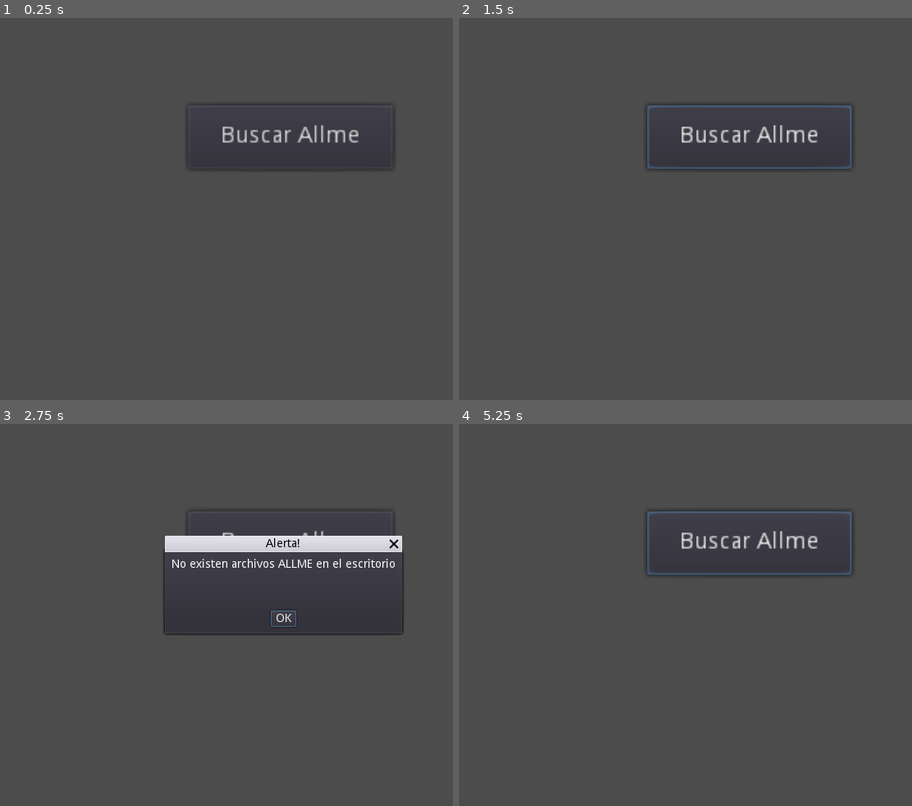
Above: before the commit, frames 1-4 (two rows, left to right).
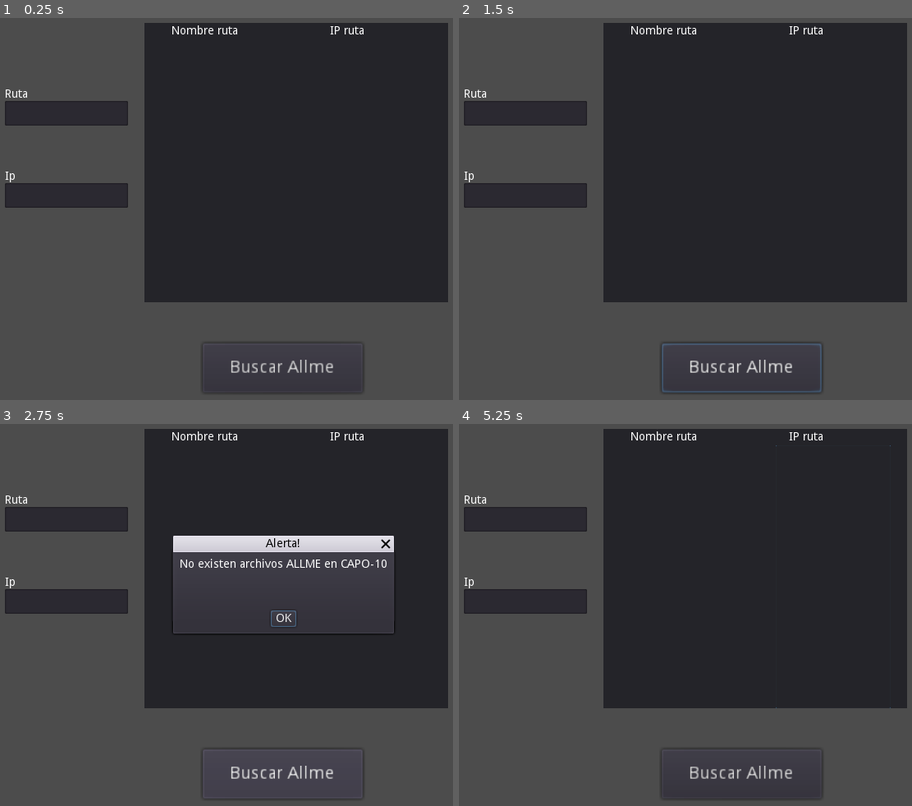
Above: after the commit, the same moments.

Repository: stranker/Inak_tools
Game: Godot game, scene res://Main.tscn
Same seed, same stepped clock (60 frames per second), same inputs: the game is played once before the commit and once after it. Before the commit the project has no main scene; this scene is started directly in both runs.
Inputs (mouse positions are in pixels of both pictures, inside the frame that each line leads up to):
- Up to frame 1 (0.25 s): no input
- Up to frame 2 (1.5 s): click "Buscar Allme" at 0.5 s; click "OK" at 1.25 s
- Up to frame 3 (2.75 s): click "Buscar Allme" at 2 s
- Up to frame 4 (5.25 s): click "OK" at 2.75 s; click "Buscar Allme" at 3.5 s; click "OK" at 4.25 s; tap Enter at 5 s; move the mouse to (889, 569) at 5.02 s; click (889, 569) at 5.17 s

The runs differ from the first frame. In frame 1, 50% of the frame differs, in the area x 1-99%, y 1-99%; in frame 2, 50%; in frame 3, 40%; in frame 4, 50%.

Commit message:
V0.7
Se agrega busqueda por nombre. Crashea con "bras" o "asil"

Diff:
--- a/Main.tscn
+++ b/Main.tscn
@@ -5,13 +5,70 @@
 resource_name = "Main.gd"
 script/source = "extends Node
 
+var pathDir = \"//Capo-10/inoc-gestion/Inak_tools/\"
+var pathOperacion = pathDir+\"Operaciones-Carriers/Operacion.txt\"
+var pathCarrier = \"//Capo-10/inoc-gestion/Inak_tools/Operaciones-Carriers/Carriers.txt\"
+var path_archivo_rutas_e_ip = pathDir+\"OutputApp/rutas_e_ip.txt\"
+var pathAllme = pathDir+\"ALLME_\"
+
 var diccionario = {}
+var diccFiltrado = {}
+var keys_ordenadas = []
+var keys_diccionario = []
 var allmes = []
 var archivo = File.new()
+var carriersRutas = {}
+var operacionRutas = {}
 
 func _ready():
 	$AcceptDialog.hide()
-	$AcceptDialog.dialog_text = \"No existen archivos ALLME en el escritorio\"
+	$AcceptDialog.dialog_text = \"No existen archivos ALLME en CAPO-10\"
+	cargarRutasSiExisten()
+	cargarCarriersOperaciones()
+	$Panel/Info.get_v_scroll().min_value = -10
+	$Panel/InfoIp.get_v_scroll().min_value = -10
+	pass
+
+func _process(delta):
+	$Panel/Info.get_v_scroll().value = $Panel/InfoIp.get_v_scroll().value
+
+func cargarRutasSiExisten():
+	if archivo.file_exists(path_archivo_rutas_e_ip):
+		cargar_rutas_archivo()
+		llenar_info(diccionario)
+		keys_diccionario = diccionario.keys()
+		keys_diccionario.sort()
+	pass
+
+func cargarCarriersOperaciones():
+	var archOperacion = File.new()
+	var archCarrier = File.new()
+	if archOperacion.file_exists(pathOperacion):
+		archOperacion.open(pathOperacion,File.READ)
+		while !archOperacion.eof_reached():
+			var line = archOperacion.get_line()
+			if (!(line.begins_with(\"//\") || line == \"\")):
+				operacionRutas[line.substr(0,line.find(\"\\t\"))] = line.substr(line.find(\"\\t\")+1,2)
+	if archCarrier.file_exists(pathCarrier):
+		archCarrier.open(pathCarrier,File.READ)
+		while !archCarrier.eof_reached():
+			var line = archCarrier.get_line()
+			if (!(line.begins_with(\"//\") || line == \"\")):
+				carriersRutas[line.substr(0,line.find(\"\\t\"))] = line.substr(line.find(\"\\t\")+1,2)
+	archOperacion.close()
+	archCarrier.close()
+	pass
+
+func llenar_info(dicc):
+	$Panel/Info.clear()
+	$Panel/InfoIp.clear()
+	keys_ordenadas = dicc.keys()
+	keys_ordenadas.sort()
+	for i in keys_ordenadas:
+		$Panel/Info.add_text(i)
+		$Panel/Info.newline()
+		$Panel/InfoIp.add_text(dicc[i])
+		$Panel/InfoIp.newline()
 	pass
 
 func routes_and_ips(linea):
@@ -28,8 +85,8 @@
 func llenar_allmes():
 	var cont = 0
 	var arch = File.new()
-	for i in range(5):
-		var file_path = \"C:/Users/Capo/Desktop/ALLME_\"+ str(cont) + \".txt\"
+	for i in range(10):
+		var file_path = pathAllme+ str(cont) + \".txt\"
 		if arch.file_exists(file_path):
 			allmes.append(file_path)
 			cont += 1
@@ -40,11 +97,6 @@
 		crear_archivo()
 	pass
 
-func cerrar_archivo():
-	archivo.close()
-	pass
-
-
 func leer_archivos():
 	for i in allmes:
 		archivo.open(i,File.READ)
@@ -56,18 +108,106 @@
 
 func crear_archivo():
 	var nuevo_archivo = File.new()
-	nuevo_archivo.open(\"C:/Users/Capo/Desktop/rutas_e_ip.txt\",File.WRITE)
+	nuevo_archivo.open(path_archivo_rutas_e_ip,File.WRITE)
 	nuevo_archivo.store_line(\"Nombre Ruta  \\t IP Asociada\")
 	nuevo_archivo.store_line(\"\")
 	for i in diccionario.keys():
 		nuevo_archivo.store_line(i+\"\\t\"+diccionario[i])
 	nuevo_archivo.close()
+	llenar_info(diccionario)
 	pass
 
 func _on_BuscarAllme_pressed():
 	llenar_allmes()
 	pass # replace with function body
-"
+
+func cargar_rutas_archivo():
+	var arch = File.new()
+	arch.open(path_archivo_rutas_e_ip,File.READ)
+	while !arch.eof_reached():
+		var line = arch.get_line()
+		if !(line.begins_with(\"Nombre\") || line == \"\"):
+			var fin_ruta = line.find(\"172.26\") - 1
+			diccionario[line.substr(0,fin_ruta)] = str(line.substr(fin_ruta+1,line.length()))
+	arch.close()
+	pass
+
+func _on_Ruta_text_changed():
+	search_in_dictionary(\"ruta\",$Ruta/Ruta.text.to_upper())
+	pass
+
+func search_in_dictionary(type, search):
+	if search != \"\":
+		$Panel/Info.clear()
+		$Panel/InfoIp.clear()
+		diccFiltrado.clear()
+		#BUSQUEDA EN RUTAS
+		for i in keys_diccionario:
+			match type:
+				\"ruta\":
+					if i.find(search) >= 0:
+						diccFiltrado[i] = diccionario[i]
+				\"ip\":
+					if diccionario[i].find(search) >= 0:
+						diccFiltrado[i] = diccionario[i]
+				\"carrier\":
+					if i.begins_with(\"2US\"+search) or i.begins_with(\"5US\"+search):
+						diccFiltrado[i] = diccionario[i]
+				\"operacion\":
+					if i.begins_with(\"1\"+search) or i.begins_with(\"4\"+search):
+						diccFiltrado[i] = diccionario[i]
+		#BUSQUEDA POR CARRIER
+		if diccFiltrado.empty():
+			for i in carriersRutas.keys():
+				if i.find(search) >= 0:
+					search_in_dictionary(\"carrier\", carriersRutas[i])
+					break
+		#BUSQUEDA POR OPERACION
+		if diccFiltrado.empty():
+			for i in operacionRutas.keys():
+				if i.find(search) >= 0:
+					search_in_dictionary(\"operacion\", operacionRutas[i])
+					break
+		llenar_info(diccFiltrado)
+	else:
+		llenar_info(diccionario)
+	pass
+
+func _on_Ip_text_changed():
+	search_in_dictionary(\"ip\", $Ip/Ip.text)
+	pass
+
+func _on_Ruta_focus_exited():
+	$Ruta/Ruta.text = \"\"
+	pass # replace with function body
+
+func _on_Ip_focus_exited():
+	$Ip/Ip.text = \"\"
+	pass # replace with function body
+
+func _on_Info_gui_input( ev ):
+	if ev is InputEventMouseButton:
+		if ev.button_index == BUTTON_WHEEL_UP:
+			scroll_up()
+		elif ev.button_index == BUTTON_WHEEL_DOWN:
+			scroll_down()
+	pass # replace with function body
+
+func _on_InfoIp_gui_input( ev ):
+	if ev is InputEventMouseButton:
+		if ev.button_index == BUTTON_WHEEL_UP:
+			scroll_up()
+		elif ev.button_index == BUTTON_WHEEL_DOWN:
+			scroll_down()
+	pass # replace with function body
+
+func scroll_up():
+	$Panel/InfoIp.get_v_scroll().value -= 50
+	pass
+
+func scroll_down():
+	$Panel/InfoIp.get_v_scroll().value += 50
+	pass"
 _sections_unfolded = [ "Resource" ]
 
 [node name="Main" type="Node" index="0"]
@@ -77,15 +217,15 @@
 [node name="BuscarAllme" type="Button" parent="." index="0"]
 
 anchor_left = 0.5
-anchor_top = 0.5
+anchor_top = 1.0
 anchor_right = 0.5
-anchor_bottom = 0.5
-margin_left = -117.0
+anchor_bottom = 1.0
+margin_left = -67.0
 margin_top = -100.0
-margin_right = 8.0
-margin_bottom = -61.0
-rect_scale = Vector2( 2, 2 )
-rect_pivot_offset = Vector2( 0, 0 )
+margin_right = 63.0
+margin_bottom = -60.0
+rect_scale = Vector2( 1.5, 1.5 )
+rect_pivot_offset = Vector2( 65, 20 )
 focus_mode = 2
 mouse_filter = 0
 mouse_default_cursor_shape = 0
@@ -121,4 +261,238 @@
 resizable = false
 dialog_hide_on_ok = true
 
+[node name="Ruta" type="Label" parent="." index="2"]
+
+anchor_left = 0.0
+anchor_top = 0.0
+anchor_right = 0.0
+anchor_bottom = 0.0
+margin_left = 60.0
+margin_top = 180.0
+margin_right = 100.0
+margin_bottom = 194.0
+rect_pivot_offset = Vector2( 0, 0 )
+mouse_filter = 2
+mouse_default_cursor_shape = 0
+size_flags_horizontal = 1
+size_flags_vertical = 4
+text = "Ruta"
+percent_visible = 1.0
+lines_skipped = 0
+max_lines_visible = -1
+
+[node name="Ruta" type="TextEdit" parent="Ruta" index="0"]
+
+anchor_left = 0.0
+anchor_top = 0.0
+anchor_right = 0.0
+anchor_bottom = 0.0
+margin_top = 15.0
+margin_right = 150.0
+margin_bottom = 45.0
+rect_pivot_offset = Vector2( 0, 0 )
+focus_mode = 2
+mouse_filter = 0
+mouse_default_cursor_shape = 0
+size_flags_horizontal = 1
+size_flags_vertical = 1
+text = ""
+readonly = false
+highlight_current_line = false
+syntax_highlighting = false
+show_line_numbers = false
+highlight_all_occurrences = false
+override_selected_font_color = false
+context_menu_enabled = true
+smooth_scrolling = false
+v_scroll_speed = 80.0
+hiding_enabled = 0
+wrap_lines = false
+caret_block_mode = false
+caret_blink = false
+caret_blink_speed = 0.65
+caret_moving_by_right_click = true
+_sections_unfolded = [ "Rect" ]
+
+[node name="Ip" type="Label" parent="." index="3"]
+
+anchor_left = 0.0
+anchor_top = 0.0
+anchor_right = 0.0
+anchor_bottom = 0.0
+margin_left = 60.0
+margin_top = 280.0
+margin_right = 100.0
+margin_bottom = 294.0
+rect_pivot_offset = Vector2( 0, 0 )
+mouse_filter = 2
+mouse_default_cursor_shape = 0
+size_flags_horizontal = 1
+size_flags_vertical = 4
+text = "Ip"
+percent_visible = 1.0
+lines_skipped = 0
+max_lines_visible = -1
+
+[node name="Ip" type="TextEdit" parent="Ip" index="0"]
+
+anchor_left = 0.0
+anchor_top = 0.0
+anchor_right = 0.0
+anchor_bottom = 0.0
+margin_top = 15.0
+margin_right = 150.0
+margin_bottom = 45.0
+rect_pivot_offset = Vector2( 0, 0 )
+focus_mode = 2
+mouse_filter = 0
+mouse_default_cursor_shape = 0
+size_flags_horizontal = 1
+size_flags_vertical = 1
+text = ""
+readonly = false
+highlight_current_line = false
+syntax_highlighting = false
+show_line_numbers = false
+highlight_all_occurrences = false
+override_selected_font_color = false
+context_menu_enabled = true
+smooth_scrolling = false
+v_scroll_speed = 80.0
+hiding_enabled = 0
+wrap_lines = false
+caret_block_mode = false
+caret_blink = false
+caret_blink_speed = 0.65
+caret_moving_by_right_click = true
+_sections_unfolded = [ "Rect" ]
+
+[node name="Panel" type="Panel" parent="." index="4"]
+
+anchor_left = 0.0
+anchor_top = 0.0
+anchor_right = 0.0
+anchor_bottom = 0.0
+margin_left = 230.0
+margin_top = 100.0
+margin_right = 600.0
+margin_bottom = 440.0
+rect_pivot_offset = Vector2( 0, 0 )
+rect_clip_content = true
+mouse_filter = 0
+mouse_default_cursor_shape = 0
+size_flags_horizontal = 1
+size_flags_vertical = 1
+_sections_unfolded = [ "Rect" ]
+
+[node name="Info" type="RichTextLabel" parent="Panel" index="0"]
+
+anchor_left = 0.0
+anchor_top = 1.0
+anchor_right = 0.0
+anchor_bottom = 1.0
+margin_left = 20.0
+margin_top = -320.0
+margin_right = 210.0
+rect_pivot_offset = Vector2( 0, 0 )
+rect_clip_content = true
+mouse_filter = 0
+mouse_default_cursor_shape = 0
+size_flags_horizontal = 1
+size_flags_vertical = 1
+bbcode_enabled = false
+bbcode_text = ""
+visible_characters = -1
+percent_visible = 1.0
+meta_underlined = true
+tab_size = 4
+text = ""
+scroll_active = false
+scroll_following = false
+selection_enabled = true
+override_selected_font_color = false
+_sections_unfolded = [ "Focus", "Margin" ]
+
+[node name="InfoIp" type="RichTextLabel" parent="Panel" index="1"]
+
+anchor_left = 1.0
+anchor_top = 1.0
+anchor_right = 1.0
+anchor_bottom = 1.0
+margin_left = -160.0
+margin_top = -320.0
+margin_right = -20.0
+rect_pivot_offset = Vector2( 0, 0 )
+rect_clip_content = true
+mouse_filter = 0
+mouse_default_cursor_shape = 0
+size_flags_horizontal = 1
+size_flags_vertical = 1
+bbcode_enabled = false
+bbcode_text = ""
+visible_characters = -1
+percent_visible = 1.0
+meta_underlined = false
+tab_size = 4
+text = ""
+scroll_active = true
+scroll_following = false
+selection_enabled = true
+override_selected_font_color = false
+_sections_unfolded = [ "Focus", "Mouse" ]
+
+[node name="IpR" type="Label" parent="Panel" index="2"]
+
+anchor_left = 1.0
+anchor_top = 0.0
+anchor_right = 1.0
+anchor_bottom = 0.0
+margin_left = -144.0
+margin_top = 3.0
+margin_right = -102.0
+margin_bottom = 17.0
+rect_pivot_offset = Vector2( 0, 0 )
+mouse_filter = 2
+mouse_default_cursor_shape = 0
+size_flags_horizontal = 1
+size_flags_vertical = 4
+text = "IP ruta"
+percent_visible = 1.0
+lines_skipped = 0
+max_lines_visible = -1
+_sections_unfolded = [ "Rect" ]
+
+[node name="NombreR" type="Label" parent="Panel" index="3"]
+
+anchor_left = 0.0
+anchor_top = 0.0
+anchor_right = 0.0
+anchor_bottom = 0.0
+margin_left = 33.0
+margin_top = 3.0
+margin_right = 114.0
+margin_bottom = 17.0
+rect_pivot_offset = Vector2( 0, 0 )
+mouse_filter = 2
+mouse_default_cursor_shape = 0
+size_flags_horizontal = 1
+size_flags_vertical = 4
+text = "Nombre ruta"
+percent_visible = 1.0
+lines_skipped = 0
+max_lines_visible = -1
+_sections_unfolded = [ "Rect" ]
+
 [connection signal="pressed" from="BuscarAllme" to="." method="_on_BuscarAllme_pressed"]
+
+[connection signal="focus_exited" from="Ruta/Ruta" to="." method="_on_Ruta_focus_exited"]
+
+[connection signal="text_changed" from="Ruta/Ruta" to="." method="_on_Ruta_text_changed"]
+
+[connection signal="focus_exited" from="Ip/Ip" to="." method="_on_Ip_focus_exited"]
+
+[connection signal="text_changed" from="Ip/Ip" to="." method="_on_Ip_text_changed"]
+
+[connection signal="gui_input" from="Panel/Info" to="." method="_on_Info_gui_input"]
+
+[connection signal="gui_input" from="Panel/InfoIp" to="." method="_on_InfoIp_gui_input"]
--- a/project.godot
+++ b/project.godot
@@ -10,7 +10,8 @@
 
 [application]
 
-config/name="ROUTES_IP"
+config/name="Inak_tools"
+run/main_scene="res://Main.tscn"
 config/icon="res://icon.png"
 
 [display]
